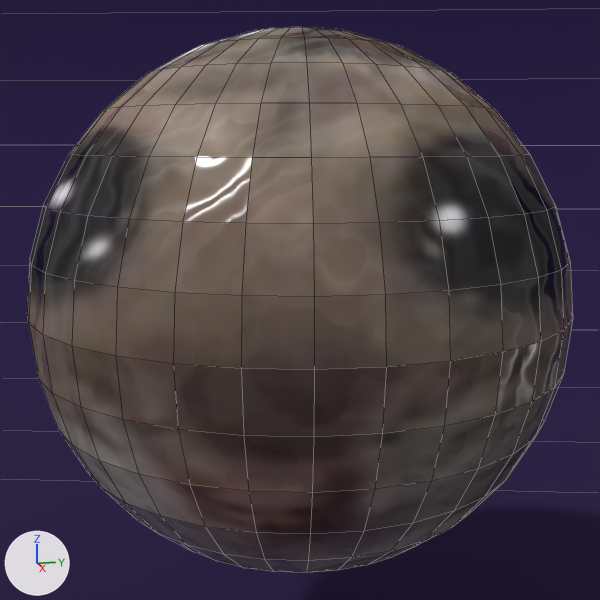
What one commit did to the Blender file BlenderProjects/melon.blend.
Before and after are seen from a 50 mm lens placed at (-2.61, -1.02, 3.05), pointed at (-6.51, -0.08, 2.29). Every picture has the same lights, and +X, +Y and +Z are marked at lower left. Mesh edges are drawn as thin lines.
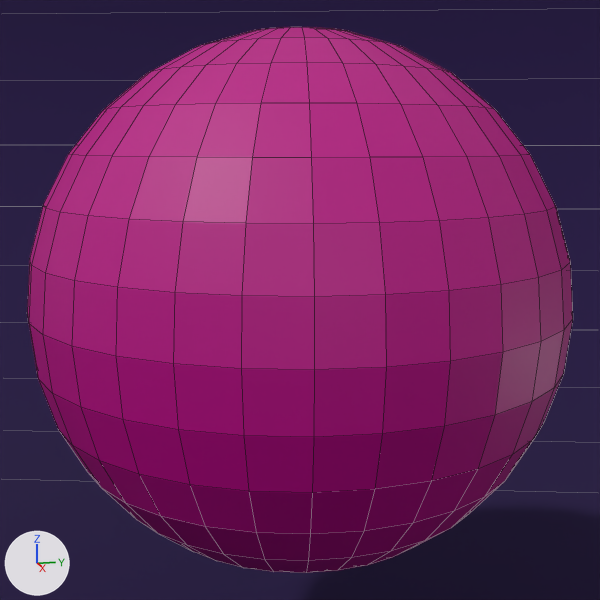
Changed parts and their boxes [x1, y1, x2, y2] in the pictures (600 x 600 px):
'Sphere', surface changed
    both: [27, 27, 573, 573]

Edits to the bpy script that builds the scene:
```text
Change mat_material:
    remove # nodes: BsdfPrincipled, OutputMaterial, TexImage, TexWave, ValToRGB
    remove # colours: black #000000, white #ffffff
    remove # uses the picture img_raton_jpeg
    nodes: BsdfPrincipled, OutputMaterial, RGB
    colours: pink #bc0086
```
